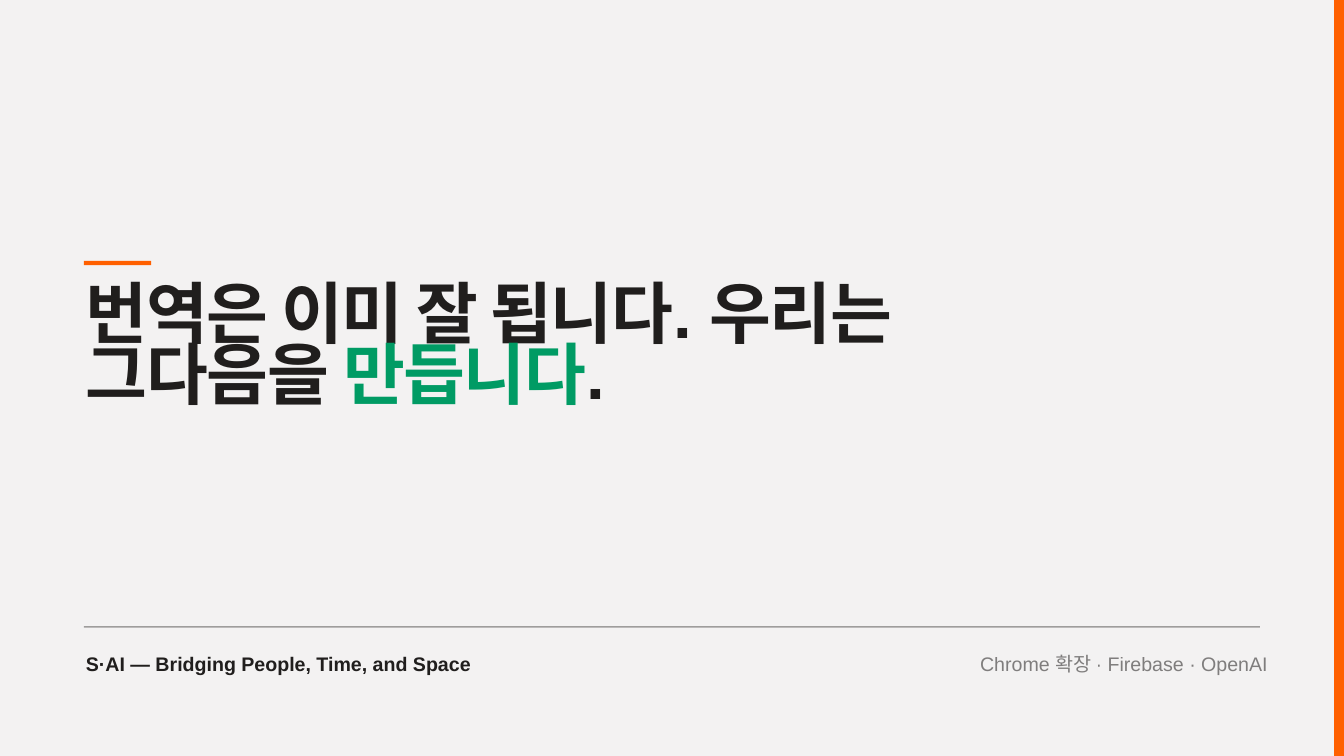
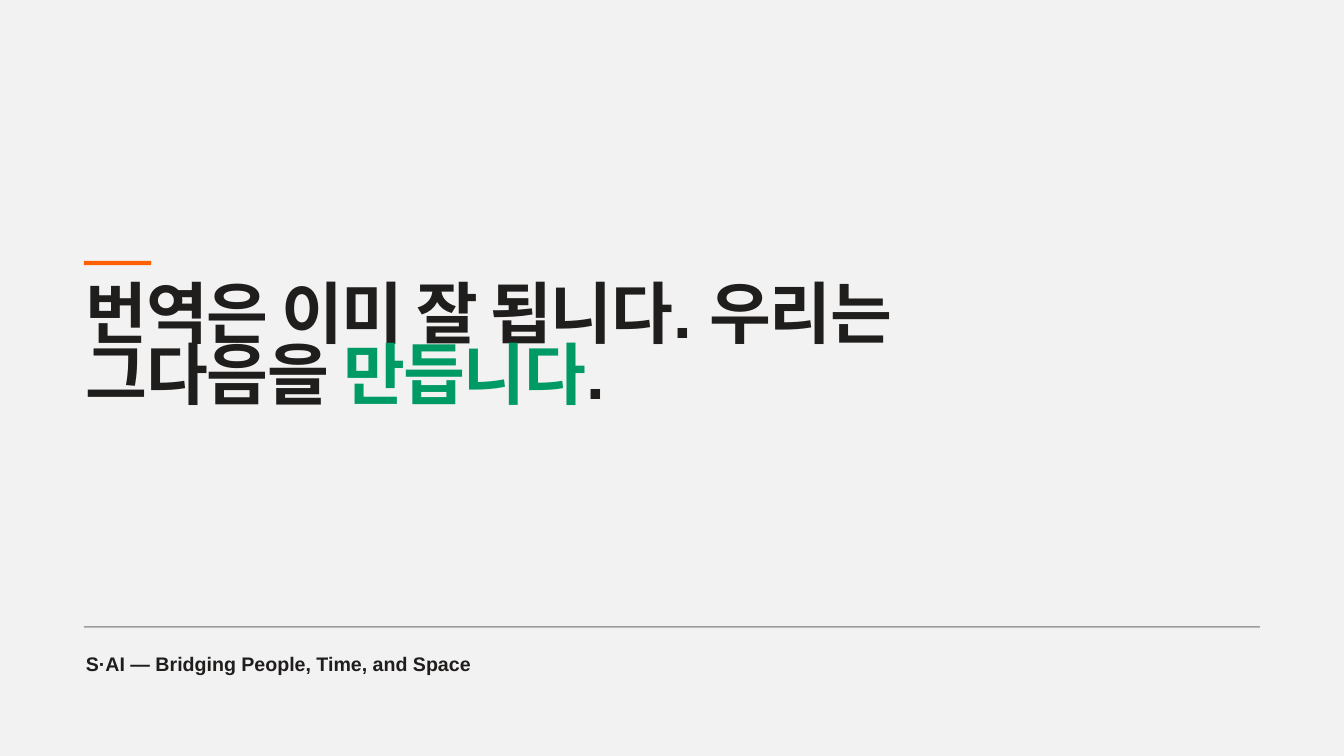
Before and after one commit to ssong2332/sai, a slide deck: slide 11 of docs/submission/IR-Deck.pptx. Drawn at 1344x756 pixels with LibreOffice and Linux fonts; fonts in the diff are those of the drawing. Boxes give left, top, right and bottom in pixels: in the first picture for what was removed or moved away, otherwise in the second. Text is boxed around its words. In the diff, an @@ line names an element or a change of style, - is before the commit and + after.

```diff
--- a/docs/submission/IR-Deck.pptx
+++ b/docs/submission/IR-Deck.pptx
@@ rectangle removed at box(1334, 0, 1344, 756) @@
@@ text removed at box(980, 654, 1267, 675) @@
-Chrome 확장 · Firebase · OpenAI
```
Also in this commit, not shown: 10 other slides changed.
